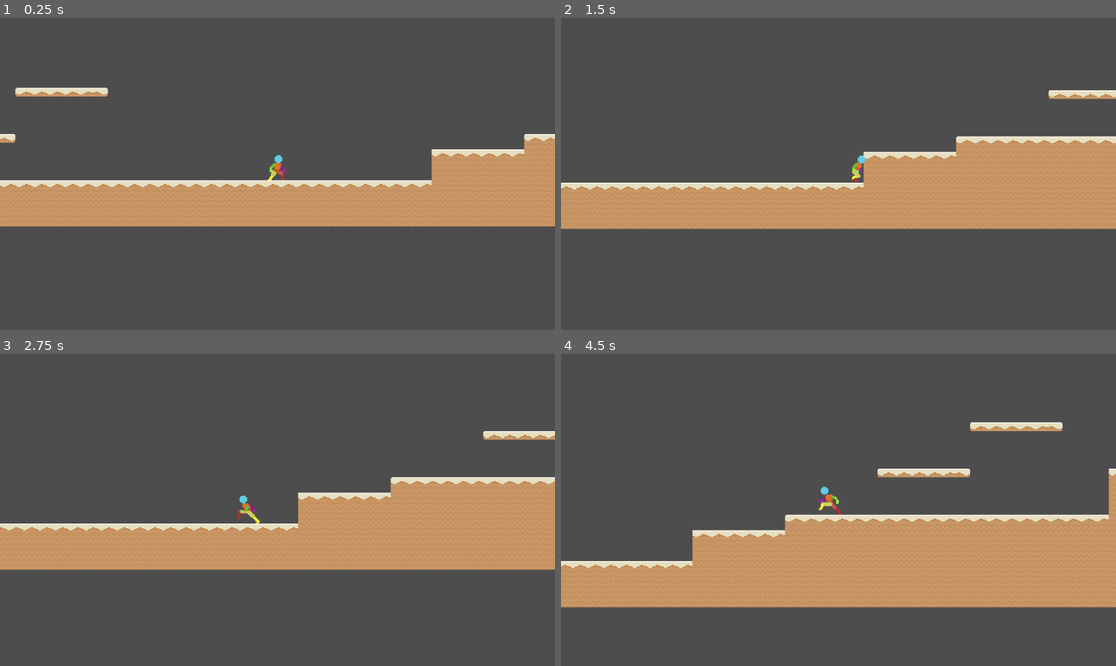
Above: before the commit, frames 1-4 (two rows, left to right).
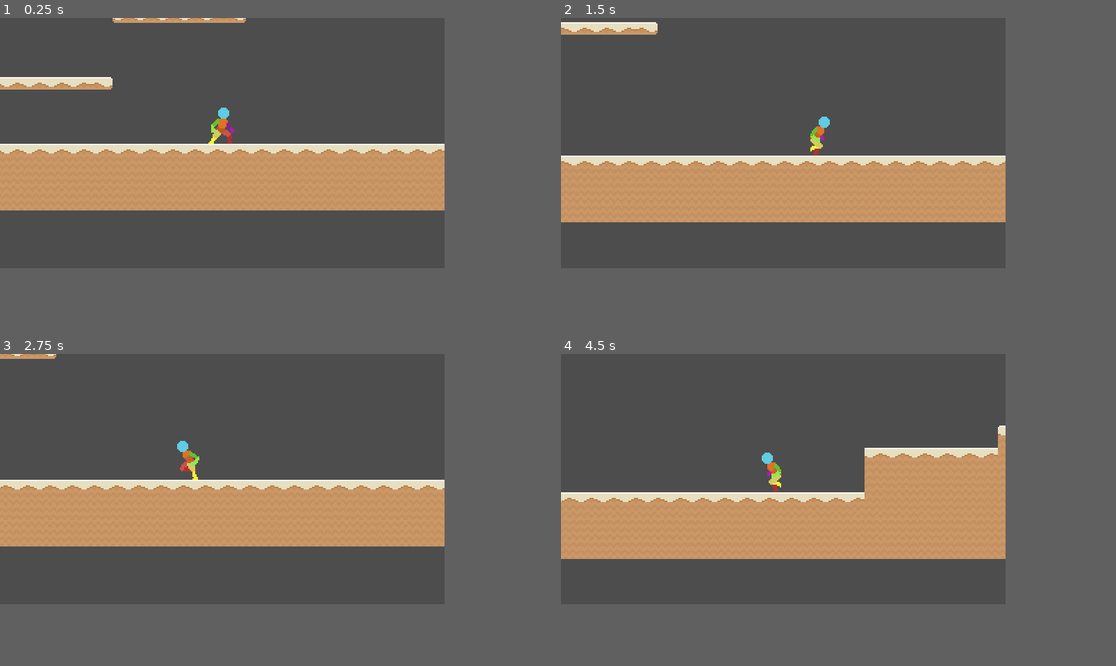
Above: after the commit, the same moments.

Repository: deanblackborough/godot-platformer
Game: Godot game, scene res://Scenes/Game.tscn
Two runs of this game, one before a commit and one after it. Both use one fixed random seed, a clock stepped at 60 frames per second and the inputs below.
Inputs:
- Up to frame 1 (0.25 s): no input
- Up to frame 2 (1.5 s): hold Right (moveRight) from 0.53 s (still down); tap Space (jump) at 0.77 s
- Up to frame 3 (2.75 s): tap Space (jump) at 1.52 s; release Right (moveRight) at 2.03 s; hold Left (moveLeft) from 2.03 s (still down)
- Up to frame 4 (4.5 s): release Left (moveLeft) at 2.78 s; hold Right (moveRight) 2.78-4.28 s; tap Space (jump) at 3.02, 3.77 s; hold Left (moveLeft) from 4.28 s (still down)
In our replay, the window is 799x449 before the commit and 640x360 after it. These sizes can differ from the game's own. Grey fills any space a smaller window leaves; there, only what the larger window draws over its background counts as a difference.

The runs differ from the first frame. In frame 1, 22% of the frame differs, in the area x 0-100%, y 0-67%; in frame 2, 16%; in frame 3, 23%; in frame 4, 34%, in the area x 0-100%, y 21-82%.

Commit message:
Adjust viewport

Diff:
--- a/Scenes/Game.tscn
+++ b/Scenes/Game.tscn
@@ -6,6 +6,7 @@
 [node name="Game" type="Node2D"]
 
 [node name="Level1" parent="." instance=ExtResource("1_qbsmt")]
+position = Vector2(-85, -319)
 
 [node name="Player" parent="." instance=ExtResource("2_cpr0p")]
-position = Vector2(464, 608)
+position = Vector2(186, 304)
--- a/Scripts/Player.gd
+++ b/Scripts/Player.gd
@@ -3,7 +3,7 @@
 @export var world_gravity: float = 32;
 @export var world_terminal_velocity: float = 525;
 
-@export var player_speed: float = 180.0;
+@export var player_speed: float = 140.0;
 @export var player_jump_force: float = -450;
 @export var player_max_jumps: int = 1;
 
--- a/project.godot
+++ b/project.godot
@@ -14,6 +14,12 @@
 run/main_scene="res://Scenes/Game.tscn"
 config/features=PackedStringArray("4.4", "Forward Plus")
 config/icon="res://icon.svg"
+
+[display]
+
+window/size/viewport_width=640
+window/size/viewport_height=360
+window/stretch/mode="viewport"
 
 [dotnet]
 
